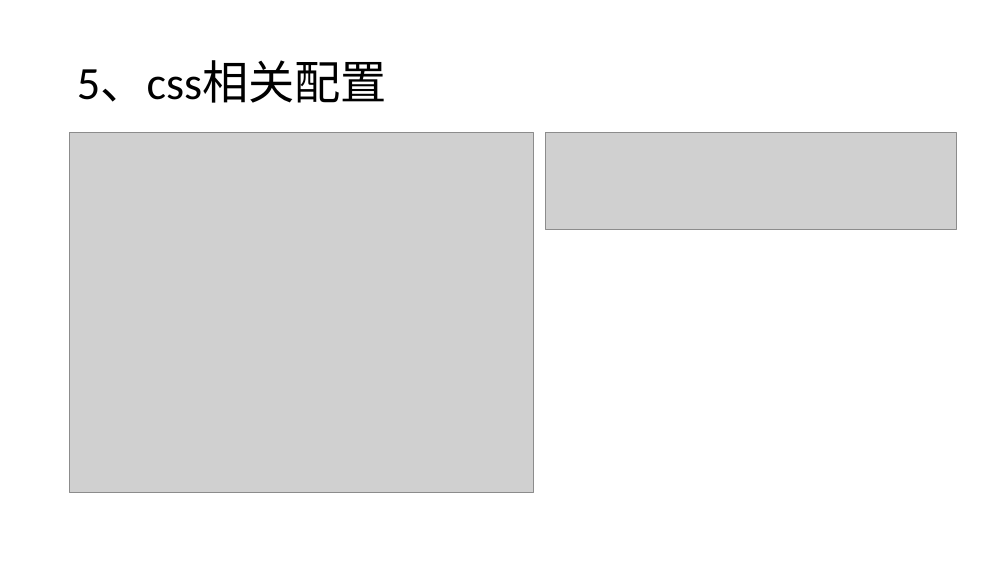
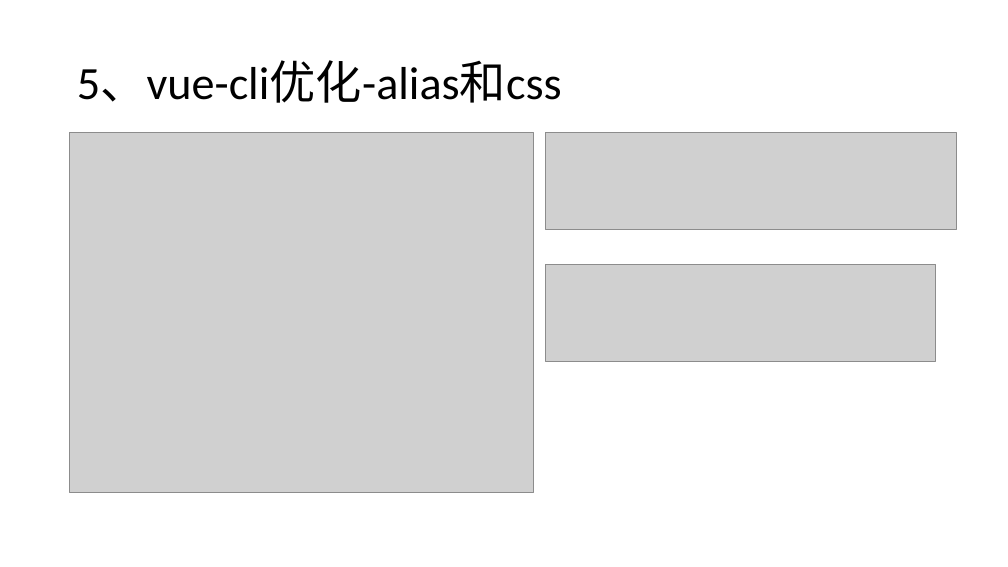
Before and after one commit to liwenxin-jam/vuecli3-starter, a slide deck: slide 17 of doc/vue.pptx (slide 16 before the commit). Drawn at 1008x567 pixels with LibreOffice and Linux fonts; fonts in the diff are those of the drawing; grey boxes stand for pictures. Boxes give left, top, right and bottom in pixels: in the first picture for what was removed or moved away, otherwise in the second. Text is boxed around its words. In the diff, an @@ line names an element or a change of style, - is before the commit and + after.

```diff
--- a/doc/vue.pptx
+++ b/doc/vue.pptx
@@ title at (x1=77, y1=61, x2=562, y2=103): text changed @@
-5、css相关配置
+5、vue-cli优化-alias和css
@@ picture added at (x1=545, y1=264, x2=936, y2=361) @@
```
Also in this commit, not shown: 16 other slides changed, 2 slides added, 1 slide removed, 1 other file.
